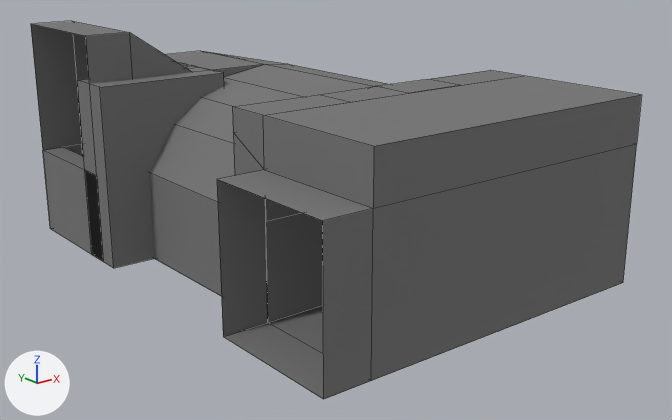
The Blender file DungeonGame/res/level/room/level1/storage_room/storage_room.blend as it was, and as the next commit left it.
Both versions are drawn from a camera (50 mm lens) standing at (-8.16, -21.52, 7.33) and looking at (4.14, -6.14, 1.18). Every picture has the same lights, and +X, +Y and +Z are marked at lower left. Mesh edges are drawn as thin lines.

Objects in the first picture: 'ArchBig', 'SeparatingWall', 'Stairs Collider', 'Walls'.
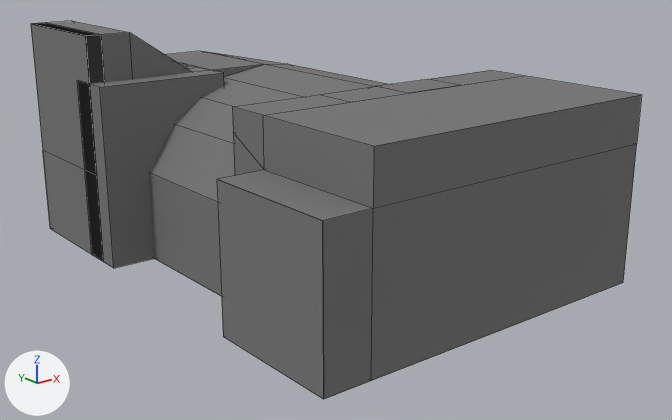
Boxes [x1, y1, x2, y2] around the edits, measured in the pictures (672 x 420 px):
'DoorwayCover1', added
    after: [217, 179, 324, 399]
'DoorwayCover0 Collider', added
    after: [31, 23, 104, 176]

What changed in the scene script:
```text
Add me_plane_001:
    me_plane_001.from_pydata([(0.0, -11.0, 3.0), (0.0, -11.0, 0.0), (0.0, -8.0, 3.0), (0.0, -8.0, 0.0)], [], [(0, 1, 3, 2)])
    me_plane_001.materials.append(mat_material)  # grey #787878
Add me_plane_003:
    me_plane_003.from_pydata(...)  # a box spanning x 0.0..0.35, y -3.0..0.0, z 2.0..5.0
    me_plane_003.materials.append(mat_material)  # grey #787878
Add ob_doorwaycover1:
    ob_doorwaycover1 = bpy.data.objects.new('DoorwayCover1', me_plane_001)
    ob_doorwaycover1.location = (0.0, 0.0, 0.0)
Add ob_doorwaycover0_collider:
    ob_doorwaycover0_collider = bpy.data.objects.new('DoorwayCover0 Collider', me_plane_003)
    ob_doorwaycover0_collider.location = (0.0, 0.0, 0.0)
```
